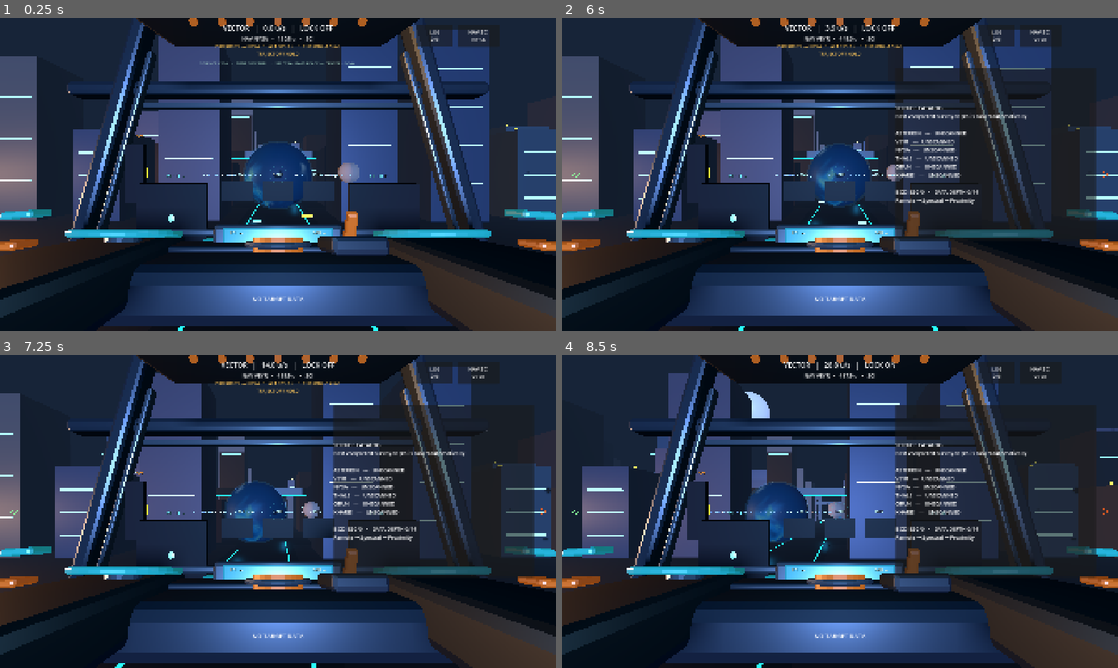
Above: before the commit, frames 1-4 (two rows, left to right).
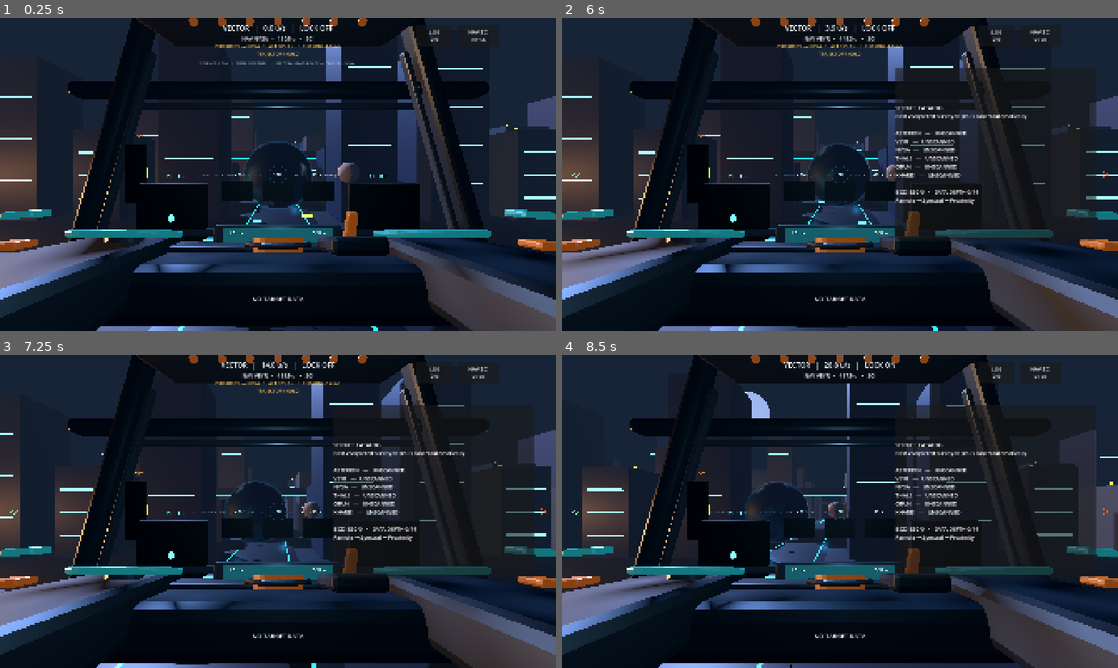
Above: after the commit, the same moments.

Repository: narmanb/science-playground
Game: Godot game, scene res://scenes/main.tscn
The game is run twice, just before and just after one commit, with the same random seed, the same clock (stepped at 60 frames per second) and the same inputs.
Inputs (mouse positions are in pixels of both pictures, inside the frame that each line leads up to):
- Up to frame 1 (0.25 s): no input
- Up to frame 2 (6 s): click "NAV SCI NYSA" at 0.5 s; click "NAV SCI VEYR" at 1.25 s; click "NAV SCI ORUN" at 2 s; click "NAV SCI KHARIS" at 2.75 s; click "NAV SCI THALE" at 3.5 s; click "NAV SCI ASTERION" at 4.25 s; click "LOG 0/6" at 5 s; tap Enter at 5.75 s; move the mouse to (962, 158) at 5.77 s; hold D from 5.78 s (still down); tap N at 5.85 s; click (962, 158) at 5.92 s
- Up to frame 3 (7.25 s): release D at 6.5 s; drag from (166, 527) to (250, 574) at 6.52 s
- Up to frame 4 (8.5 s): move the mouse to (895, 442) at 7.27 s; hold D 7.28-8 s; tap L at 7.35 s; drag from (812, 574) to (673, 464) at 8.02 s

The runs differ from the first frame. In frame 1, 63% of the frame differs, in the area x 0-100%, y 0-100%; in frame 2, 56%; in frame 3, 55%; in frame 4, 54%.

Commit message:
Stabilize moonlit city visual QA

Diff:
--- a/scripts/moonlit_city.gd
+++ b/scripts/moonlit_city.gd
@@ -16,6 +16,14 @@
 
 func _ready() -> void:
 	rng.seed = city_seed
+	# Visual CI runs on a software renderer, so frame time can vary dramatically
+	# once the dense city is present. Freeze orbital pivots only in capture mode;
+	# the numerical trajectory tests already cover moving-target math separately.
+	# Normal Android gameplay retains live planetary orbits.
+	if OS.get_environment("SCIENCE_PLAYGROUND_CAPTURE") == "1":
+		var orbital_system := get_node_or_null("../AlienSystem")
+		if orbital_system != null:
+			orbital_system.set_process(false)
 	_build_materials()
 	_tune_night_environment()
 	_build_ground_and_roads()
@@ -186,8 +194,9 @@
 	moon_light.shadow_enabled = true
 	moon_light.directional_shadow_max_distance = 500.0
 	moon_light.position = moon_position
+	# Node3D.look_at requires the node to be inside the tree.
+	add_child(moon_light)
 	moon_light.look_at(city_origin + Vector3(0.0, 10.0, -300.0), Vector3.UP)
-	add_child(moon_light)
 
 	# A handful of actual lamps supplement emissive architecture without turning
 	# the mobile scene into hundreds of dynamic lights.
